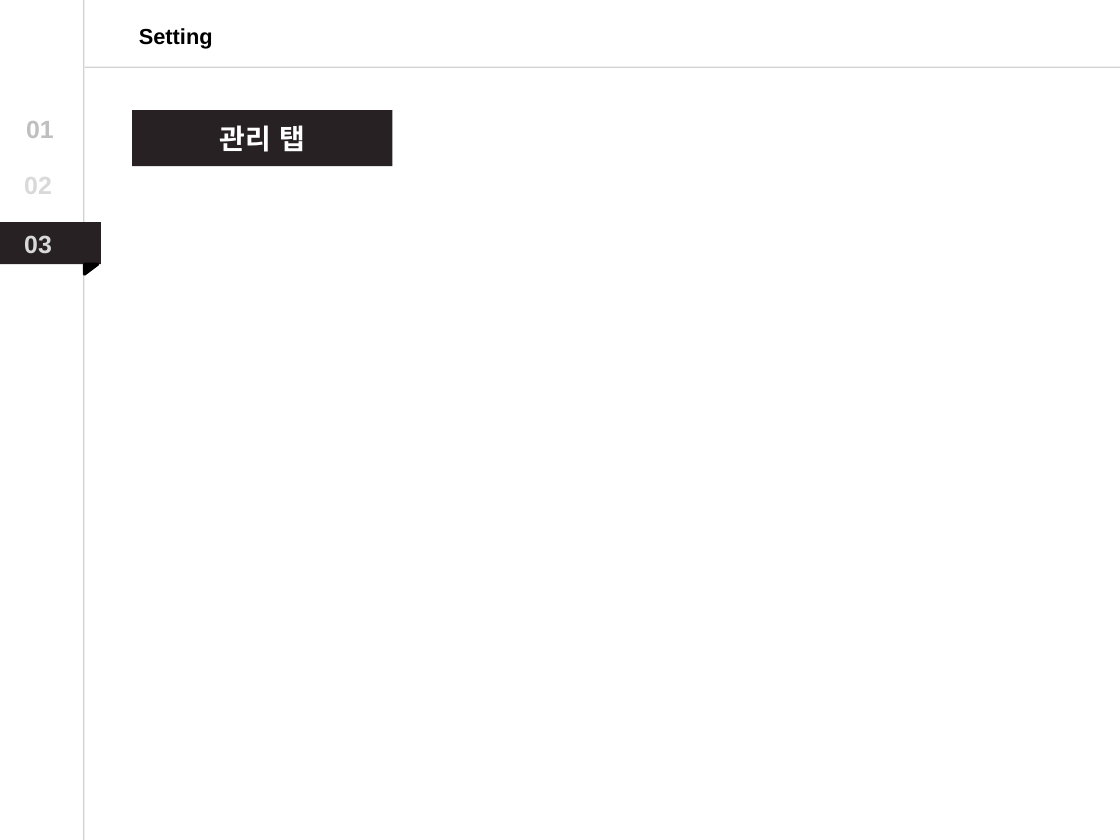
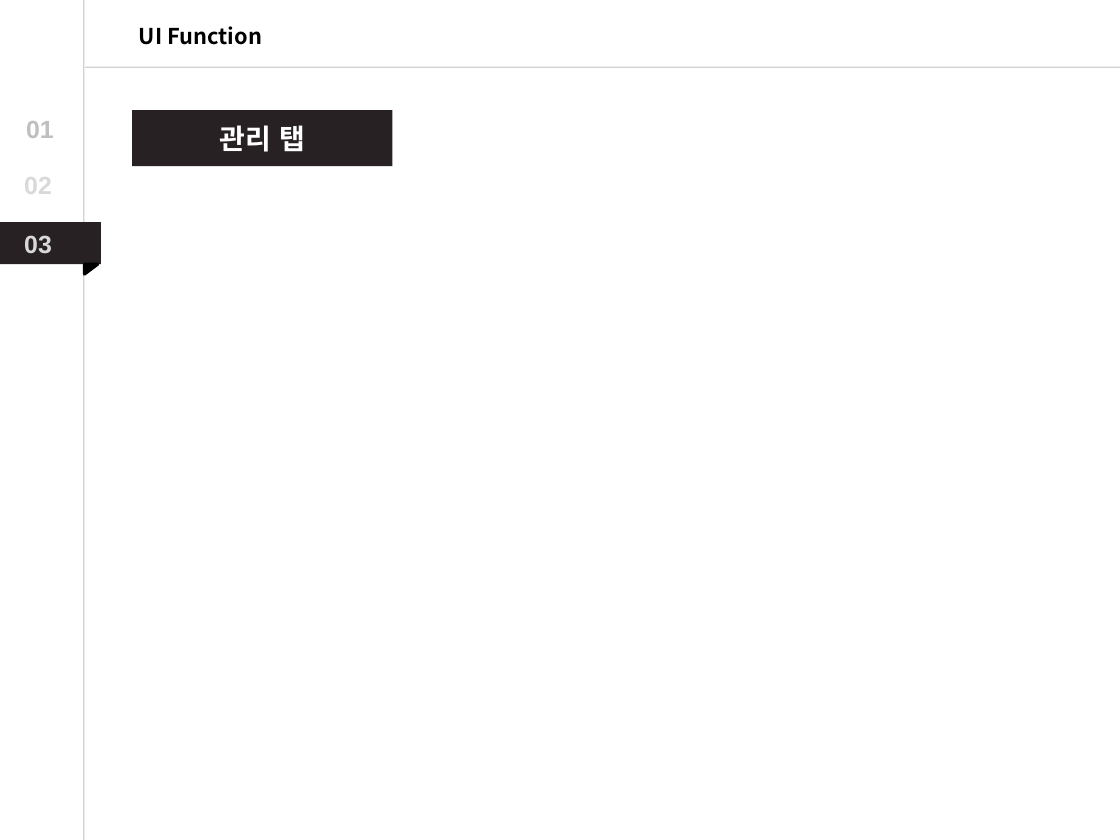
Before and after one commit to Dong-Jun-Shin/COMP_project, a slide deck: slide 29 of Document/DOC_source/ppt/pptTemp.pptx (slide 28 before the commit). Drawn at 1120x840 pixels with LibreOffice and Linux fonts; fonts in the diff are those of the drawing. Boxes give left, top, right and bottom in pixels: in the first picture for what was removed or moved away, otherwise in the second. Text is boxed around its words. In the diff, an @@ line names an element or a change of style, - is before the commit and + after.

```diff
--- a/Document/DOC_source/ppt/pptTemp.pptx
+++ b/Document/DOC_source/ppt/pptTemp.pptx
@@ text at bbox=[139, 26, 262, 45]: text changed; font Arial to Noto Sans CJK KR @@
-Setting
+UI Function
```
Also in this commit, not shown: 10 other slides changed, 5 slides added, 2 slides removed, 2 other files.
